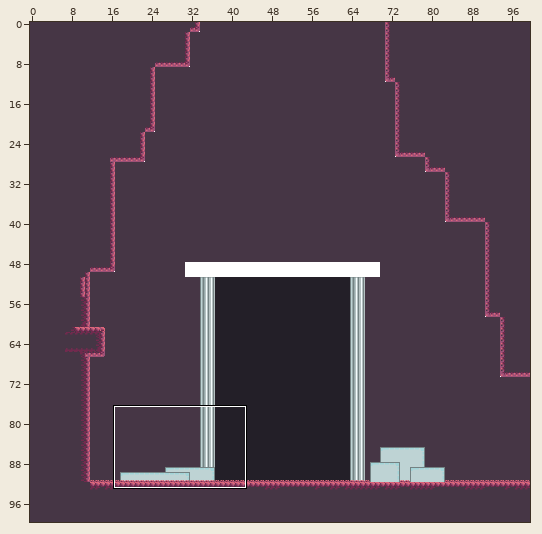
Level history. Tiled map: Game/assets/Maps/test3.tmx. The picture above shows the old version from afar; the outline marks the close-up.
Close-up. The starting point:
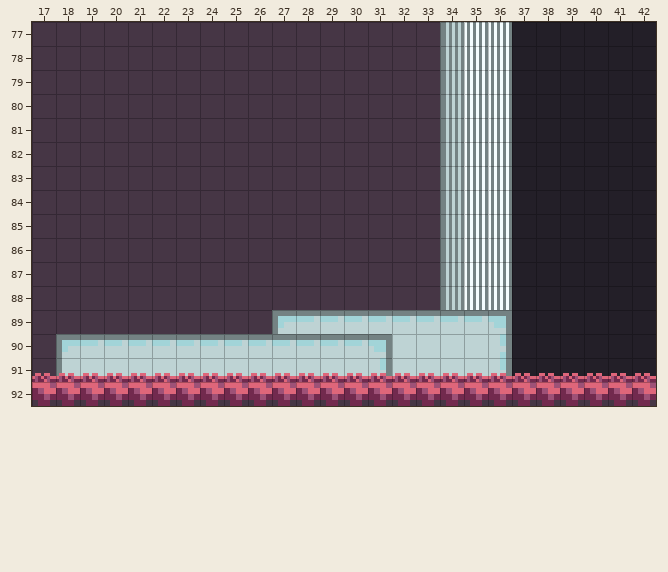
Cells are 8x8 px. Shown: x 17..42, y 77..92. The commit also changed other parts of the map, which this record leaves out.
Once edited:
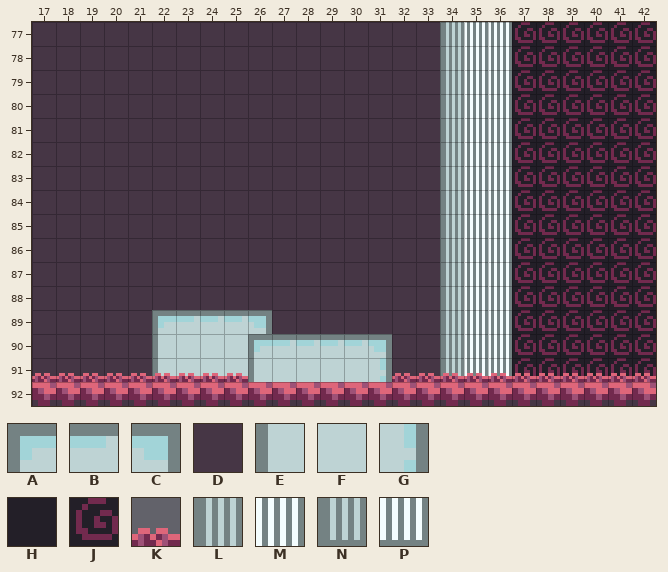
Key: from "forestTSet": A 7, B 8, C 9, D 34, E 39, F 40, G 41, H 128, J 129, K 160, L 224, M 225, N 256, P 257.
_ is an empty cell.
From old to new:
Layer "BG_Main":
Tile D gives way to tile A in row 89 at x 22.
Tile D gives way to tile B in row 89 at x 23 to 25.
Tile D gives way to tile C in row 89 at x 26.
The edit adds tile E in rows 90 to 91 at x 22.
The edit adds tile F in row 90 at x 23 to 25.
Tile H gives way to tile J in rows 77 to 91 at x 37 to 42.
The edit adds tile L in rows 89 to 90 at x 34.
The edit adds tile M in rows 89 to 90 at x 35 to 36.
The edit adds tile N in row 91 at x 34.
The edit adds tile P in row 91 at x 35 to 36.
Layer "collision":
The tile that lay hidden is gone in row 89 at x 27 to 36; in row 90 at x 18 to 25 and 32 to 36; in row 91 at x 18 to 22 and 32 to 36.
Layer "ground":
Tile A is gone in row 89 at x 27; in row 90 at x 18.
Tile B is gone in row 89 at x 28 to 35; in row 90 at x 19 to 26.
Tile C is gone in row 89 at x 36.
Tile E is gone in row 91 at x 18.
Tile F is gone in row 90 at x 32 to 35; in row 91 at x 19 to 22, 26 to 30 and 32 to 35.
Tile G is gone in row 90 at x 36; in row 91 at x 31 and 36.
Layer "FG_foreground":
The edit adds tile A in row 90 at x 26.
Tile K gives way to tile E in row 91 at x 26.
Tile K gives way to tile F in row 91 at x 27 to 30.
Tile K gives way to tile G in row 91 at x 31.
Changed places in both close-ups, as pixel boxes (x1, y1, x2, y2):
changed: (56, 22, 656, 382)
